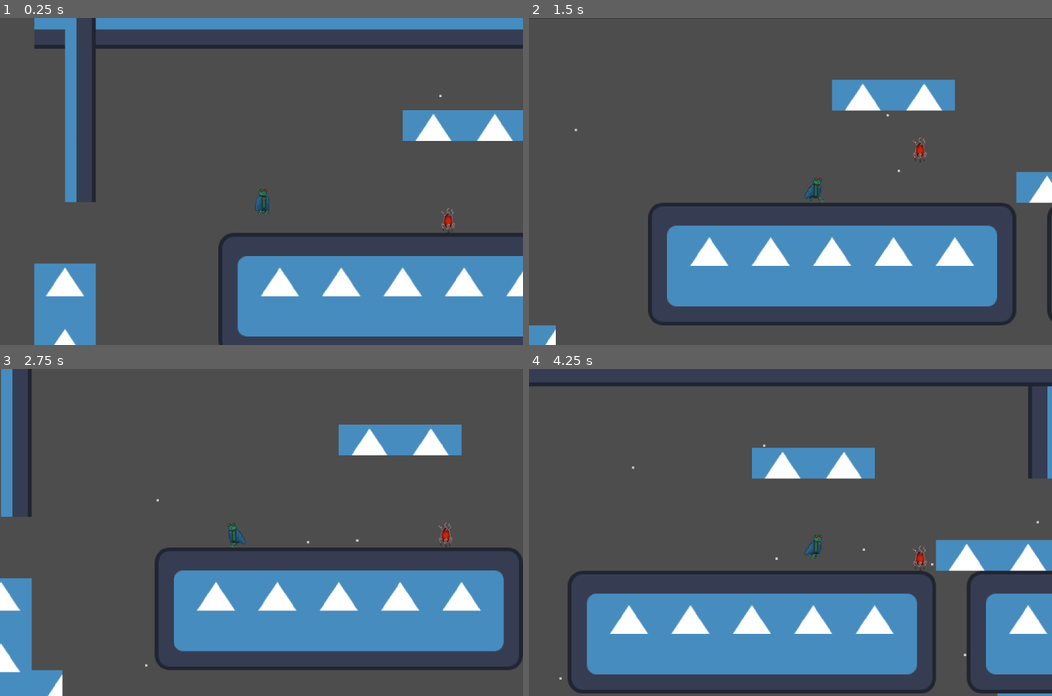
Above: before the commit, frames 1-4 (two rows, left to right).
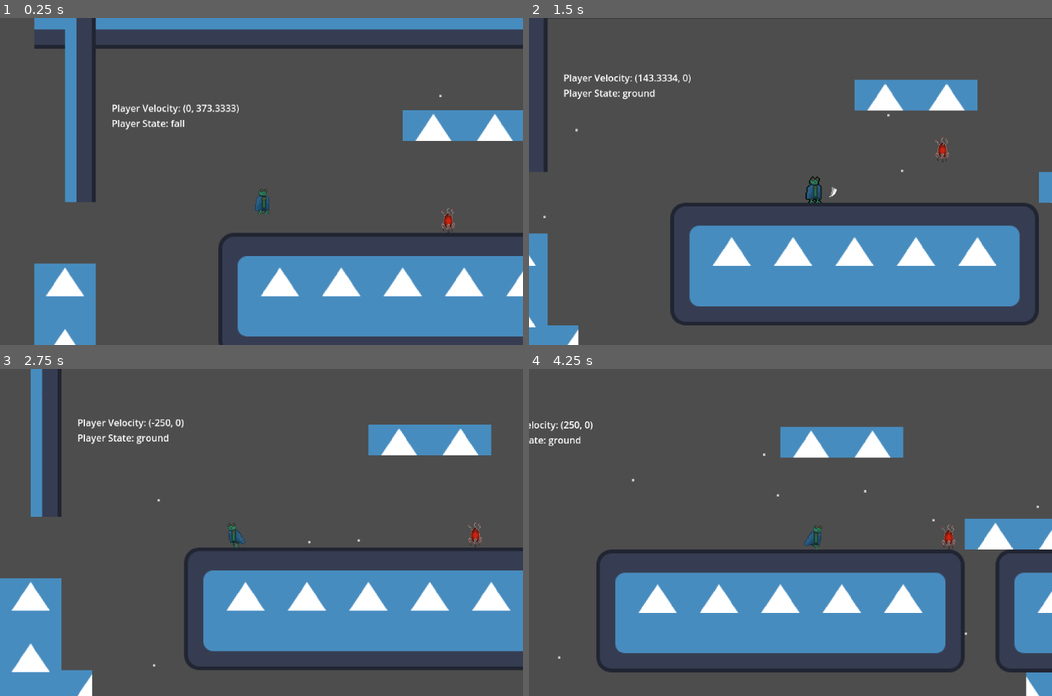
Above: after the commit, the same moments.

Repository: Rowan-Nag/Metroidvania
Game: Godot game, scene res://node_2d.tscn
The game is run twice, just before and just after one commit, with the same random seed, the same clock (stepped at 60 frames per second) and the same inputs. The engine's default icon, where the game draws it, is replaced by a stand-in: a white triangle on a blue panel in a dark square.
Inputs (mouse positions are in pixels of both pictures, inside the frame that each line leads up to):
- Up to frame 1 (0.25 s): no input
- Up to frame 2 (1.5 s): move the mouse to (905, 165) at 0.52 s; hold D (Right) from 0.53 s (still down); click (905, 165) at 0.6 s; tap Space (Jump) at 0.77 s; move the mouse to (685, 197) at 1.27 s; click (685, 197) at 1.35 s
- Up to frame 3 (2.75 s): tap Space (Jump) at 1.52 s; move the mouse to (313, 460) at 2.02 s; release D (Right) at 2.03 s; hold A (Left) from 2.03 s (still down); tap Shift (Dash) at 2.1 s; click (313, 460) at 2.3 s
- Up to frame 4 (4.25 s): move the mouse to (764, 597) at 2.77 s; release A (Left) at 2.78 s; hold D (Right) from 2.78 s (still down); right-click (764, 597) at 2.85 s; tap Space (Jump) at 3.02, 3.77 s; click (764, 597) at 3.05 s; move the mouse to (947, 581) at 3.52 s; click (947, 581) at 3.6 s

The runs differ from the first frame. In frame 1, 0.5% of the frame differs, in the area x 21-46%, y 26-35%; in frame 2, 11%; in frame 3, 14%; in frame 4, 29%, in the area x 0-100%, y 4-100%.

Commit message:
added gui & debug nodes

Diff:
--- /dev/null
+++ b/DebugUI.gd
@@ -0,0 +1,18 @@
+extends VBoxContainer
+
+var player : Player
+
+@onready var label : Label = $Label
+
+# Called when the node enters the scene tree for the first time.
+func _ready():
+	player = Global.player
+	label.text = "Player Velocity:"
+
+# Called every frame. 'delta' is the elapsed time since the previous frame.
+func _process(delta):
+	if(player):
+		label.text = "Player Velocity: " + str(player.velocity) + "\n"
+		label.text += "Player State: " + str(player.state_machine.current_state.name)
+	else:
+		player = Global.player
--- a/PlayerDash.gd
+++ b/PlayerDash.gd
@@ -5,9 +5,9 @@
 @export var dash_state: State
 
 @export var gravityMultiplier: float = 1
-@export var dragMultiplier: int = 1
-@export var accelerationMultiplier: int = 1
-@export var moveSpeedMultiplier: int
+@export var dragMultiplier: float = 1
+@export var accelerationMultiplier: float = 1
+@export var moveSpeedMultiplier: float = 1
 
 var gravity = ProjectSettings.get_setting("physics/2d/default_gravity") * gravityMultiplier
 
--- /dev/null
+++ b/Scripts/Global.gd
@@ -0,0 +1,3 @@
+extends Node
+
+var player : Player
--- /dev/null
+++ b/Scripts/PlayerAttack.gd
@@ -0,0 +1,70 @@
+extends State
+
+@export var fall_state : State
+@export var ground_state : State
+
+@export var gravityMultiplier: float = 1
+@export var floorDragMultiplier: float = 1
+@export var airDragMultiplier: float = 1
+#@export var accelerationMultiplier: float = 1
+#@export var moveSpeedMultiplier: float
+
+var gravity = ProjectSettings.get_setting("physics/2d/default_gravity") * gravityMultiplier
+
+@onready var attack1 = preload("res://attack1.tscn")
+var direction: float = 1
+var attackFinished = false
+
+func enter() -> void:
+	super()
+	attackFinished = false
+	direction = sign(parent.animations.scale.x)
+	play_animation("attack")
+	attack()
+
+	await get_tree().create_timer(0.1).timeout
+	attackFinished = true
+
+func process_input(event: InputEvent) -> State:
+	# No inputs while attacking
+
+
+
+
+
+	return null
+
+func process_physics(delta: float) -> State:
+	#Physics
+	var drag = parent.drag
+	if(parent.is_on_floor()):
+		drag  = parent.drag * floorDragMultiplier
+	else:
+		drag = parent.drag * airDragMultiplier
+
+
+	parent.velocity.x = move_toward(parent.velocity.x, 0, drag*delta)
+
+	#Gravity (vertical movement)
+	parent.velocity.y += gravity*gravityMultiplier*delta
+	parent.velocity.y = clamp(parent.velocity.y, -10000, parent.terminal_velocity)
+
+	parent.move_and_slide()
+
+	# State switches
+	if(attackFinished):
+		if(parent.is_on_floor()):
+			return ground_state
+		else:
+			return fall_state
+
+	return null
+
+
+func attack():
+	var attack = attack1.instantiate()
+	parent.add_child(attack)
+
+	if(direction < 0):
+		attack.scale.x = -attack.scale.x
+		attack.position.x = -20
--- a/Scripts/PlayerFall.gd
+++ b/Scripts/PlayerFall.gd
@@ -3,13 +3,12 @@
 @export var ground_state: State
 @export var jump_state: State
 @export var dash_state: State
+@export var attack_state : State
 
 @export var gravityMultiplier: float = 1
-@export var dragMultiplier: int = 1
-@export var accelerationMultiplier: int = 1
-@export var moveSpeedMultiplier: int
-
-@export var terminal_velocity = 100
+@export var dragMultiplier: float = 1
+@export var accelerationMultiplier: float = 1
+@export var moveSpeedMultiplier: float = 1
 
 var gravity = ProjectSettings.get_setting("physics/2d/default_gravity") * gravityMultiplier
 
@@ -22,7 +21,8 @@
 func process_input(event: InputEvent) -> State:
 	if Input.is_action_just_pressed('Dash'):
 		return dash_state
-
+	if Input.is_action_just_pressed("Attack"):
+		return attack_state
 
 
 
@@ -45,7 +45,7 @@
 
 	#Gravity (vertical movement)
 	parent.velocity.y += gravity*gravityMultiplier*delta
-	parent.velocity.y = clamp(parent.velocity.y, -10000, terminal_velocity)
+	parent.velocity.y = clamp(parent.velocity.y, -10000, parent.terminal_velocity)
 
 	parent.move_and_slide()
 
--- a/Scripts/PlayerGround.gd
+++ b/Scripts/PlayerGround.gd
@@ -3,11 +3,12 @@
 @export var fall_state: State
 @export var jump_state: State
 @export var dash_state: State
+@export var attack_state : State
 
 @export var gravityMultiplier: float = 1
-@export var dragMultiplier: int = 1
-@export var accelerationMultiplier: int = 1
-@export var moveSpeedMultiplier: int
+@export var dragMultiplier: float = 1
+@export var accelerationMultiplier: float = 1
+@export var moveSpeedMultiplier: float = 1
 
 var gravity = ProjectSettings.get_setting("physics/2d/default_gravity") * gravityMultiplier
 
@@ -21,7 +22,8 @@
 		return dash_state
 	if Input.is_action_just_pressed('Jump') and parent.is_on_floor():
 		return jump_state
-
+	if Input.is_action_just_pressed("Attack"):
+		return attack_state
 
 
 
--- a/Scripts/PlayerJump.gd
+++ b/Scripts/PlayerJump.gd
@@ -3,11 +3,12 @@
 @export var fall_state: State
 @export var dash_state: State
 @export var ground_state: State
+@export var attack_state : State
 
 @export var gravityMultiplier: float = 1
-@export var dragMultiplier: int = 1
-@export var accelerationMultiplier: int = 1
-@export var moveSpeedMultiplier: int
+@export var dragMultiplier: float = 1
+@export var accelerationMultiplier: float = 1
+@export var moveSpeedMultiplier: float = 1
 
 @export var jump_velocity : int
 
@@ -28,7 +29,8 @@
 		return fall_state
 	if Input.is_action_just_pressed("Dash"):
 		return dash_state
-
+	if Input.is_action_just_pressed("Attack"):
+		return attack_state
 
 	return null
 
--- a/Scripts/PlayerNew.gd
+++ b/Scripts/PlayerNew.gd
@@ -11,6 +11,8 @@
 @export var drag : int = 400
 @export var acceleration : int = 500
 @export var moveSpeed : int = 600
+@export var terminal_velocity : int = 1200
+
 
 @export_category("Combat")
 @export var maxHealth : int = 100
@@ -19,20 +21,27 @@
 
 @onready var immunity : Timer = $immunityTimer
 
+signal took_damage
+signal death
+
 func take_damage(damage : int, knockback : Vector2 = Vector2.ZERO) -> void:
 	if(immunity.is_stopped()):
 		immunity.start(immunityTime)
 		health -= damage
 		velocity = knockback*400
+
 		if(health <= 0):
 			# Die, probably should emit a signal here saying that the player died.
+			death.emit()
 			print("Dead.")
-
+		else:
+			took_damage.emit()
 
 func _ready() -> void:
 	# Initialize the state machine, passing a reference of the player to the states,
 	# that way they can move and react accordingly
 	state_machine.init(self)
+	Global.player = self
 
 func _unhandled_input(event: InputEvent) -> void:
 	state_machine.process_input(event)
--- a/attack1.tscn
+++ b/attack1.tscn
@@ -64,15 +64,15 @@
 }],
 "loop": false,
 "name": &"default",
-"speed": 20.0
+"speed": 40.0
 }]
 
 [sub_resource type="RectangleShape2D" id="RectangleShape2D_exruq"]
-size = Vector2(25.7812, 31.6406)
+size = Vector2(15.6145, 31.6406)
 
 [node name="Attack" type="AnimatedSprite2D"]
 position = Vector2(42, 1.19209e-07)
-scale = Vector2(6, 6)
+scale = Vector2(2, 2)
 sprite_frames = SubResource("SpriteFrames_xj7qa")
 autoplay = "default"
 script = ExtResource("2_lm6cp")
@@ -82,12 +82,12 @@
 collision_mask = 9
 
 [node name="CollisionShape2D" type="CollisionShape2D" parent="Area2D"]
-position = Vector2(12.1094, 0.390625)
+position = Vector2(7.02607, 0.390625)
 shape = SubResource("RectangleShape2D_exruq")
 
 [node name="RayCast2D" type="RayCast2D" parent="."]
 position = Vector2(-7.16666, -1.98682e-08)
-target_position = Vector2(33.3333, 2.36847e-15)
+target_position = Vector2(22.1667, 3.31587e-14)
 collision_mask = 9
 
 [connection signal="body_entered" from="Area2D" to="." method="_on_area_2d_body_entered"]
--- a/node_2d.tscn
+++ b/node_2d.tscn
@@ -1,8 +1,8 @@
-[gd_scene load_steps=42 format=3 uid="uid://dvwp3gyt6qtdc"]
+[gd_scene load_steps=54 format=3 uid="uid://dvwp3gyt6qtdc"]
 
 [ext_resource type="Texture2D" uid="uid://v7hnvxuq177q" path="res://icon.svg" id="1_tfmcr"]
 [ext_resource type="Script" path="res://Scripts/PlayerNew.gd" id="2_hgwbc"]
-[ext_resource type="Texture2D" uid="uid://bvbf37s6vx5rr" path="res://standingThing_bright.png" id="3_t0bjk"]
+[ext_resource type="Texture2D" uid="uid://bpmkfdb0413yd" path="res://sidefeatherfrogoutline.png" id="4_aw0lm"]
 [ext_resource type="Texture2D" uid="uid://cwk8mrfv1osgx" path="res://sidefeatherfrog.png" id="4_oepox"]
 [ext_resource type="Texture2D" uid="uid://cx75rmkwugfy4" path="res://featherfrogrun.png" id="5_omx6f"]
 [ext_resource type="Texture2D" uid="uid://bnmkrb7jmdv7x" path="res://Subject.png" id="5_wcg1j"]
@@ -14,6 +14,8 @@
 [ext_resource type="PackedScene" uid="uid://b7gxparcwu871" path="res://Enemies/enemy_contact_damage.tscn" id="8_718tb"]
 [ext_resource type="Script" path="res://Scripts/PlayerJump.gd" id="8_bidk3"]
 [ext_resource type="Script" path="res://PlayerDash.gd" id="9_8ihbm"]
+[ext_resource type="Script" path="res://Scripts/PlayerAttack.gd" id="11_snj0e"]
+[ext_resource type="Script" path="res://DebugUI.gd" id="16_we7n4"]
 
 [sub_resource type="TileSetAtlasSource" id="TileSetAtlasSource_vvrbn"]
 texture = ExtResource("1_tfmcr")
@@ -102,6 +104,46 @@
 scale_max = 4.0
 color = Color(0.796078, 0.780392, 0.756863, 1)
 
+[sub_resource type="AtlasTexture" id="AtlasTexture_m0kjc"]
+atlas = ExtResource("4_aw0lm")
+region = Rect2(0, 0, 32, 32)
+
+[sub_resource type="AtlasTexture" id="AtlasTexture_eu88g"]
+atlas = ExtResource("4_aw0lm")
+region = Rect2(32, 0, 32, 32)
+
+[sub_resource type="AtlasTexture" id="AtlasTexture_c2dwv"]
+atlas = ExtResource("4_aw0lm")
+region = Rect2(64, 0, 32, 32)
+
+[sub_resource type="AtlasTexture" id="AtlasTexture_ypaty"]
+atlas = ExtResource("4_aw0lm")
+region = Rect2(96, 0, 32, 32)
+
+[sub_resource type="AtlasTexture" id="AtlasTexture_3lxg0"]
+atlas = ExtResource("4_aw0lm")
+region = Rect2(128, 0, 32, 32)
+
+[sub_resource type="AtlasTexture" id="AtlasTexture_rsqrt"]
+atlas = ExtResource("4_aw0lm")
+region = Rect2(160, 0, 32, 32)
+
+[sub_resource type="AtlasTexture" id="AtlasTexture_qiiak"]
+atlas = ExtResource("4_aw0lm")
+region = Rect2(192, 0, 32, 32)
+
+[sub_resource type="AtlasTexture" id="AtlasTexture_3xbv0"]
+atlas = ExtResource("4_aw0lm")
+region = Rect2(224, 0, 32, 32)
+
+[sub_resource type="AtlasTexture" id="AtlasTexture_l1koy"]
+atlas = ExtResource("4_aw0lm")
+region = Rect2(256, 0, 32, 32)
+
+[sub_resource type="AtlasTexture" id="AtlasTexture_r4j64"]
+atlas = ExtResource("4_aw0lm")
+region = Rect2(288, 0, 32, 32)
+
 [sub_resource type="AtlasTexture" id="AtlasTexture_valfq"]
 atlas = ExtResource("4_oepox")
 region = Rect2(0, 0, 32, 32)
@@ -186,10 +228,37 @@
 animations = [{
 "frames": [{
 "duration": 1.0,
-"texture": ExtResource("3_t0bjk")
+"texture": SubResource("AtlasTexture_m0kjc")
+}, {
+"duration": 1.0,
+"texture": SubResource("AtlasTexture_eu88g")
+}, {
+"duration": 1.0,
+"texture": SubResource("AtlasTexture_c2dwv")
+}, {
+"duration": 1.0,
+"texture": SubResource("AtlasTexture_ypaty")
+}, {
+"duration": 1.0,
+"texture": SubResource("AtlasTexture_3lxg0")
+}, {
+"duration": 1.0,
+"texture": SubResource("AtlasTexture_rsqrt")
+}, {
+"duration": 1.0,
+"texture": SubResource("AtlasTexture_qiiak")
+}, {
+"duration": 1.0,
+"texture": SubResource("AtlasTexture_3xbv0")
+}, {
+"duration": 1.0,
+"texture": SubResource("AtlasTexture_l1koy")
+}, {
+"duration": 1.0,
+"texture": SubResource("AtlasTexture_r4j64")
 }],
 "loop": true,
-"name": &"attacking",
+"name": &"attack",
 "speed": 4.0
 }, {
 "frames": [{
@@ -296,8 +365,10 @@
 collision_mask = 17
 script = ExtResource("2_hgwbc")
 drag = 800
-acceleration = 1300
+acceleration = 1500
 moveSpeed = 250
+terminal_velocity = 400
+maxHealth = 400
 immunityTime = 0.81
 metadata/_edit_group_ = true
 
@@ -315,8 +386,8 @@
 position = Vector2(1.62888, -5.72205e-06)
 scale = Vector2(2.50135, 2.80706)
 sprite_frames = SubResource("SpriteFrames_ixvtf")
-animation = &"idle"
-frame_progress = 0.493886
+animation = &"attack"
+frame_progress = 0.0268754
 metadata/_edit_group_ = true
 
 [node name="Camera2D" type="Camera2D" parent="Player"]
@@ -349,32 +420,37 @@
 script = ExtResource("5_xa24y")
 starting_state = NodePath("ground")
 
-[node name="ground" type="Node" parent="Player/state_machine" node_paths=PackedStringArray("fall_state", "jump_state", "dash_state")]
+[node name="ground" type="Node" parent="Player/state_machine" node_paths=PackedStringArray("fall_state", "jump_state", "dash_state", "attack_state")]
 script = ExtResource("6_3vp8f")
 fall_state = NodePath("../fall")
 jump_state = NodePath("../jump")
 dash_state = NodePath("../Dash")
-moveSpeedMultiplier = 1
-
-[node name="fall" type="Node" parent="Player/state_machine" node_paths=PackedStringArray("ground_state", "jump_state", "dash_state")]
+attack_state = NodePath("../Attack")
+
+[node name="fall" type="Node" parent="Player/state_machine" node_paths=PackedStringArray("ground_state", "jump_state", "dash_state", "attack_state")]
 script = ExtResource("6_agqpr")
 ground_state = NodePath("../ground")
 jump_state = NodePath("../jump")
 dash_state = NodePath("../Dash")
-moveSpeedMultiplier = 1
-terminal_velocity = 600
-
-[node name="jump" type="Node" parent="Player/state_machine" node_paths=PackedStringArray("fall_state", "dash_state", "ground_state")]
+attack_state = NodePath("../Attack")
+
+[node name="jump" type="Node" parent="Player/state_machine" node_paths=PackedStringArray("fall_state", "dash_state", "ground_state", "attack_state")]
 script = ExtResource("8_bidk3")
 fall_state = NodePath("../fall")
 dash_state = NodePath("../Dash")
 ground_state = NodePath("../ground")
-moveSpeedMultiplier = 1
+attack_state = NodePath("../Attack")
 jump_velocity = 600
 
 [node name="Dash" type="Node" parent="Player/state_machine" node_paths=PackedStringArray("fall_state")]
 script = ExtResource("9_8ihbm")
 fall_state = NodePath("../fall")
+
+[node name="Attack" type="Node" parent="Player/state_machine" node_paths=PackedStringArray("fall_state", "ground_state")]
+script = ExtResource("11_snj0e")
+fall_state = NodePath("../fall")
+ground_state = NodePath("../ground")
+airDragMultiplier = 0.3
 
 [node name="Subject" type="Sprite2D" parent="."]
 position = Vector2(1314, -207)
@@ -399,3 +475,17 @@
 shape = SubResource("RectangleShape2D_fnq6b")
 
 [node name="EnemyContactDamage" parent="TickEnemy" instance=ExtResource("8_718tb")]
+
+[node name="GUI" type="CanvasLayer" parent="."]
+follow_viewport_enabled = true
+
+[node name="DebugUI" type="VBoxContainer" parent="GUI"]
+offset_left = -235.0
+offset_top = -225.0
+offset_right = -195.0
+offset_bottom = -185.0
+script = ExtResource("16_we7n4")
+
+[node name="Label" type="Label" parent="GUI/DebugUI"]
+layout_mode = 2
+text = "Hi."
--- a/project.godot
+++ b/project.godot
@@ -14,6 +14,10 @@
 run/main_scene="res://node_2d.tscn"
 config/features=PackedStringArray("4.2", "Forward Plus")
 config/icon="res://icon.svg"
+
+[autoload]
+
+Global="*res://Scripts/Global.gd"
 
 [display]
 
Renamed: Scripts/Player.gd -> Scripts/Player_OLD.gd
